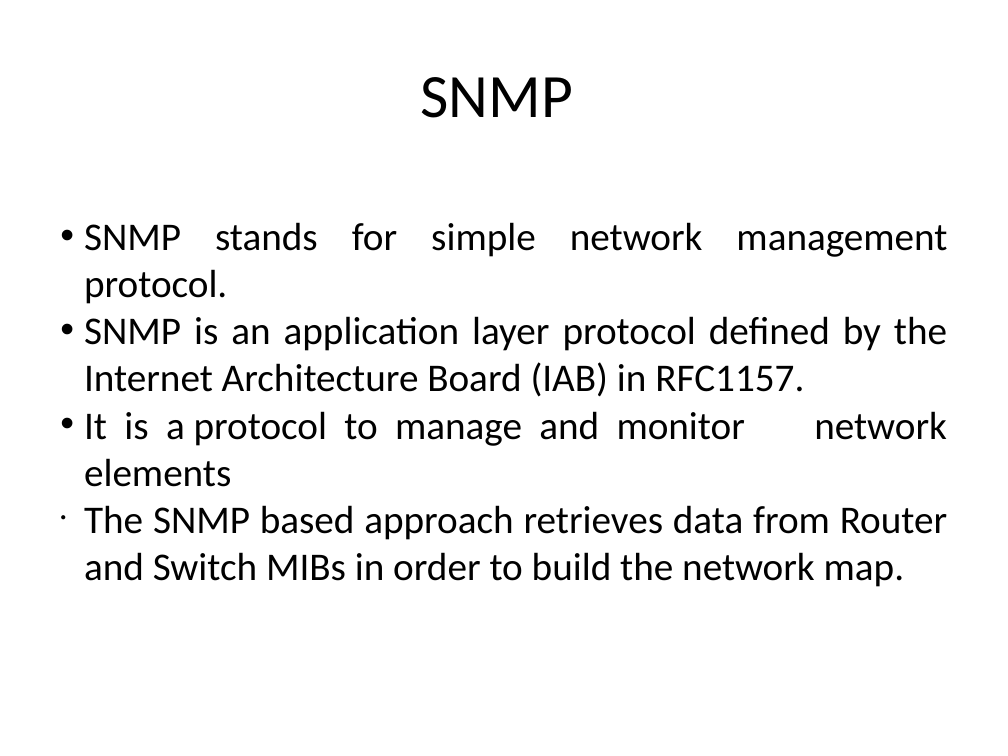
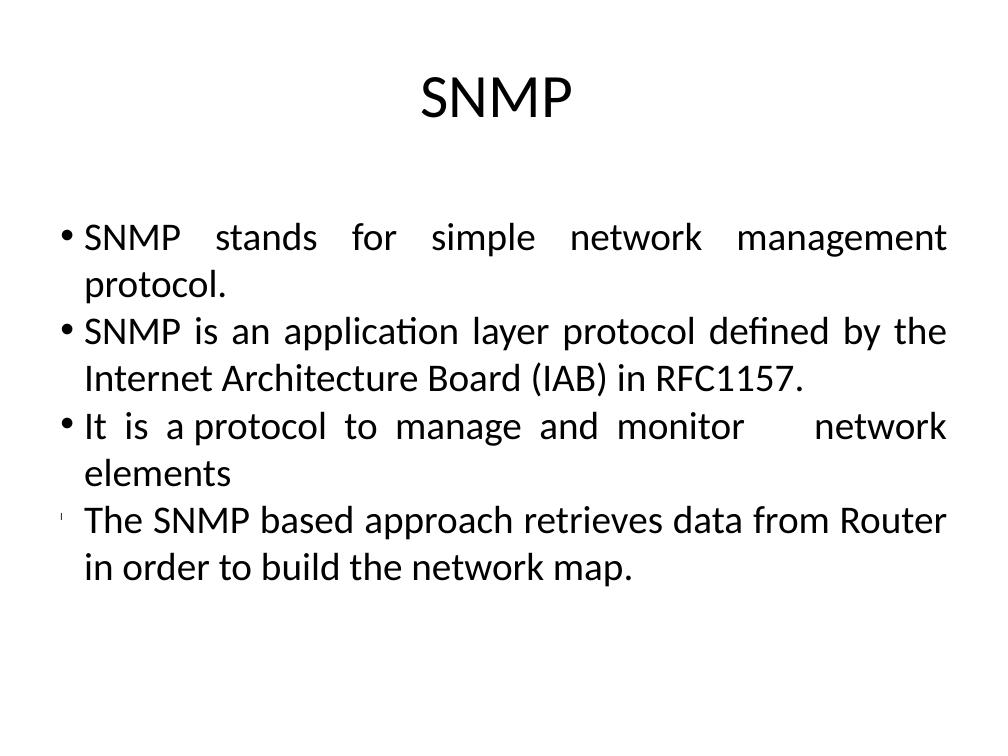
Before and after one commit to sourabh14/network-mapper, a slide deck: slide 9 of docs/project-presentation.pptx. Drawn at 1008x756 pixels with LibreOffice and Linux fonts; fonts in the diff are those of the drawing. Boxes give left, top, right and bottom in pixels: in the first picture for what was removed or moved away, otherwise in the second. Text is boxed around its words. In the diff, an @@ line names an element or a change of style, - is before the commit and + after.

```diff
--- a/docs/project-presentation.pptx
+++ b/docs/project-presentation.pptx
@@ text at [84, 505, 947, 587]: text changed @@
-● The SNMP based approach retrieves data from Router and Switch MIBs in order to build the network map.
+l The SNMP based approach retrieves data from Router in order to build the network map.
```
Also in this commit, not shown: 5 other slides changed, 2 slides added, 1 other file.
